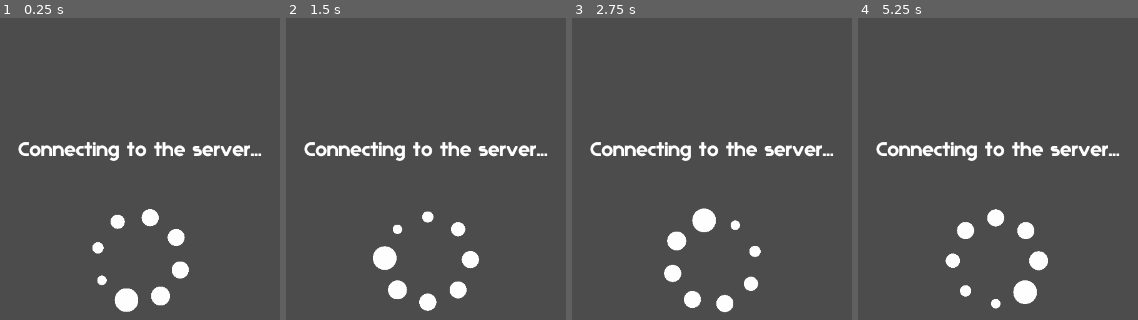
Above: before the commit, frames 1-4 (left to right).
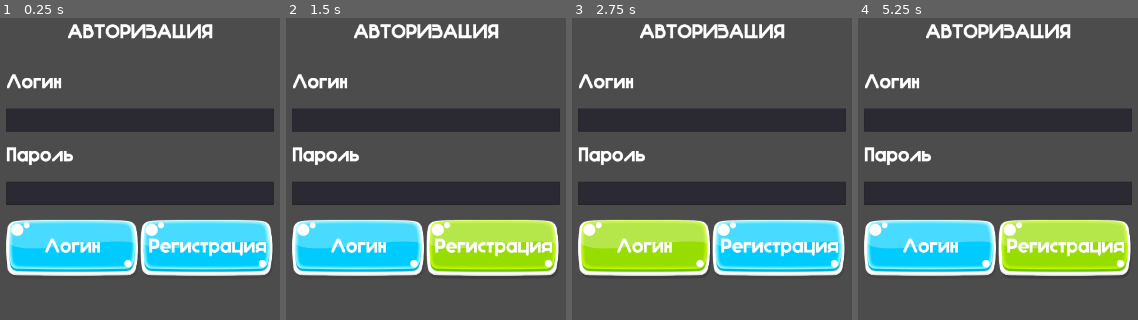
Above: after the commit, the same moments.

Repository: mappleaf/AhegaoClickerPrototype
Game: Godot game, scene res://src/scenes/worlds/LoginScreen.tscn
Two runs of this game, one before a commit and one after it. Both use one fixed random seed, a clock stepped at 60 frames per second and the inputs below. Before the commit the project starts from res://src/scenes/worlds/Connecting.tscn.
Inputs (mouse positions are in pixels of both pictures, inside the frame that each line leads up to):
- Up to frame 1 (0.25 s): no input
- Up to frame 2 (1.5 s): click (358, 250) at 0.5 s, where only the run after the commit has a clickable "Логин"; click (493, 250) at 1.25 s, where only the run after the commit has a clickable "Регистрация"
- Up to frame 3 (2.75 s): click (644, 250) at 2 s, where only the run after the commit has a clickable "Логин"
- Up to frame 4 (5.25 s): click (1065, 250) at 2.75 s, where only the run after the commit has a clickable "Регистрация"; click (930, 250) at 3.5 s, where only the run after the commit has a clickable "Логин"; click (1065, 250) at 4.25 s, where only the run after the commit has a clickable "Регистрация"

The runs differ from the first frame. In frame 1, 37% of the frame differs, in the area x 2-98%, y 1-98%; in frame 2, 37%; in frame 3, 37%; in frame 4, 37%.

Commit message:
Added some complex auth system

Diff:
--- a/project.godot
+++ b/project.godot
@@ -16,12 +16,13 @@
 [application]
 
 config/name="AhegaoClickerPrototype"
-run/main_scene="res://src/scenes/worlds/Connecting.tscn"
+run/main_scene="res://src/scenes/worlds/LoginScreen.tscn"
 config/icon="res://icon.png"
 
 [autoload]
 
 Server="*res://src/scenes/Server.tscn"
+Gateway="*res://src/scenes/Gateway.tscn"
 Global="*res://src/scenes/Global.tscn"
 UI="*res://src/scenes/UI.tscn"
 
--- /dev/null
+++ b/src/scenes/Gateway.tscn
@@ -0,0 +1,6 @@
+[gd_scene load_steps=2 format=2]
+
+[ext_resource path="res://src/scripts/Gateway.gd" type="Script" id=1]
+
+[node name="Gateway" type="Node"]
+script = ExtResource( 1 )
--- /dev/null
+++ b/src/scenes/worlds/LoginScreen.tscn
@@ -0,0 +1,121 @@
+[gd_scene load_steps=8 format=2]
+
+[ext_resource path="res://src/resources/font1.tres" type="DynamicFont" id=1]
+[ext_resource path="res://assets/buttons/button-locked.png" type="Texture" id=2]
+[ext_resource path="res://assets/buttons/button-hover.png" type="Texture" id=3]
+[ext_resource path="res://assets/buttons/button-click.png" type="Texture" id=4]
+[ext_resource path="res://assets/buttons/button-normal.png" type="Texture" id=5]
+[ext_resource path="res://src/scripts/worlds/LoginScreen.gd" type="Script" id=6]
+
+[sub_resource type="Theme" id=1]
+default_font = ExtResource( 1 )
+
+[node name="LoginScreen" type="Node2D" groups=[
+"login_world",
+]]
+script = ExtResource( 6 )
+
+[node name="CenterContainer" type="CenterContainer" parent="."]
+margin_right = 2560.0
+margin_bottom = 1440.0
+rect_scale = Vector2( 0.5, 0.5 )
+theme = SubResource( 1 )
+__meta__ = {
+"_edit_use_anchors_": false
+}
+
+[node name="HBoxContainer" type="HBoxContainer" parent="CenterContainer"]
+margin_left = 852.0
+margin_top = 311.0
+margin_right = 1708.0
+margin_bottom = 1129.0
+
+[node name="VBoxContainer" type="VBoxContainer" parent="CenterContainer/HBoxContainer"]
+margin_right = 856.0
+margin_bottom = 818.0
+custom_constants/separation = 48
+
+[node name="Title" type="Label" parent="CenterContainer/HBoxContainer/VBoxContainer"]
+margin_right = 856.0
+margin_bottom = 64.0
+text = "Авторизация"
+align = 1
+valign = 1
+uppercase = true
+
+[node name="MarginContainer" type="MarginContainer" parent="CenterContainer/HBoxContainer/VBoxContainer"]
+margin_top = 112.0
+margin_right = 856.0
+margin_bottom = 112.0
+
+[node name="UsernameTitle" type="Label" parent="CenterContainer/HBoxContainer/VBoxContainer"]
+margin_top = 160.0
+margin_right = 856.0
+margin_bottom = 224.0
+rect_min_size = Vector2( 1, 1 )
+text = "Логин"
+
+[node name="Username" type="LineEdit" parent="CenterContainer/HBoxContainer/VBoxContainer"]
+margin_top = 272.0
+margin_right = 856.0
+margin_bottom = 346.0
+__meta__ = {
+"_edit_use_anchors_": false
+}
+
+[node name="PasswordTitle" type="Label" parent="CenterContainer/HBoxContainer/VBoxContainer"]
+margin_top = 394.0
+margin_right = 856.0
+margin_bottom = 458.0
+text = "Пароль"
+
+[node name="Password" type="LineEdit" parent="CenterContainer/HBoxContainer/VBoxContainer"]
+margin_top = 506.0
+margin_right = 856.0
+margin_bottom = 580.0
+
+[node name="HBoxContainer" type="HBoxContainer" parent="CenterContainer/HBoxContainer/VBoxContainer"]
+margin_top = 628.0
+margin_right = 856.0
+margin_bottom = 818.0
+
+[node name="LoginButton" type="TextureButton" parent="CenterContainer/HBoxContainer/VBoxContainer/HBoxContainer" groups=[
+"login_button",
+]]
+margin_right = 426.0
+margin_bottom = 190.0
+texture_normal = ExtResource( 5 )
+texture_pressed = ExtResource( 4 )
+texture_hover = ExtResource( 3 )
+texture_disabled = ExtResource( 2 )
+
+[node name="Label" type="Label" parent="CenterContainer/HBoxContainer/VBoxContainer/HBoxContainer/LoginButton"]
+margin_right = 424.0
+margin_bottom = 181.0
+text = "Логин"
+align = 1
+valign = 1
+__meta__ = {
+"_edit_use_anchors_": false
+}
+
+[node name="RegisterButton" type="TextureButton" parent="CenterContainer/HBoxContainer/VBoxContainer/HBoxContainer"]
+margin_left = 430.0
+margin_right = 856.0
+margin_bottom = 190.0
+texture_normal = ExtResource( 5 )
+texture_pressed = ExtResource( 4 )
+texture_hover = ExtResource( 3 )
+texture_disabled = ExtResource( 2 )
+
+[node name="Label" type="Label" parent="CenterContainer/HBoxContainer/VBoxContainer/HBoxContainer/RegisterButton"]
+margin_right = 430.0
+margin_bottom = 181.0
+text = "Регистрация"
+align = 1
+valign = 1
+__meta__ = {
+"_edit_use_anchors_": false
+}
+[connection signal="pressed" from="CenterContainer/HBoxContainer/VBoxContainer/HBoxContainer/LoginButton" to="." method="_on_LoginButton_pressed"]
+[connection signal="pressed" from="CenterContainer/HBoxContainer/VBoxContainer/HBoxContainer/RegisterButton" to="." method="_on_RegisterButton_pressed"]
--- /dev/null
+++ b/src/scripts/Gateway.gd
@@ -0,0 +1,69 @@
+extends Node
+
+var network = NetworkedMultiplayerENet.new()
+var gateway_api = MultiplayerAPI.new()
+var ip = "127.0.0.1"
+var port = 1910
+
+var username
+var password
+
+
+func _ready() -> void:
+	pass
+
+func _process(_delta) -> void:
+	if get_custom_multiplayer() == null:
+		return
+	if !custom_multiplayer.has_network_peer():
+		return
+	custom_multiplayer.poll()
+
+
+func ConnectToServer(_username, _password) -> void:
+	network = NetworkedMultiplayerENet.new()
+	gateway_api = MultiplayerAPI.new()
+	username = _username
+	password = _password
+	network.create_client(ip, port)
+	set_custom_multiplayer(gateway_api)
+	custom_multiplayer.set_root_node(self)
+	custom_multiplayer.set_network_peer(network)
+
+	network.connect("server_disconnected", self, "_on_server_disconnected")
+	network.connect("connection_failed", self, "_on_connection_failed")
+	network.connect("connection_succeeded", self, "_on_connection_succeeded")
+
+func RequestLogin() -> void:
+	print("Connecting to gateway to request login...")
+	rpc_id(1, "LoginRequest", username, password)
+	username = ""
+	password = ""
+
+remote func ReturnLoginRequest(result) -> void:
+	print("Result received")
+	if result == true:
+		Server.ConnectToServer()
+# warning-ignore:return_value_discarded
+		get_tree().change_scene("res://src/scenes/worlds/Connecting.tscn")
+	else:
+		print("Please provide correct username and password")
+		get_tree().get_nodes_in_group("login_button").front().disabled = false
+
+	network.disconnect("server_disconnected", self, "_on_server_disconnected")
+	network.disconnect("connection_failed", self, "_on_connection_failed")
+	network.disconnect("connection_succeeded", self, "_on_connection_succeeded")
+
+
+func _on_server_disconnected() -> void:
+	print("Login server is shut down")
+	get_tree().get_nodes_in_group("login_button").front().disabled = false
+
+func _on_connection_failed() -> void:
+	print("Failed to connect to login server")
+	get_tree().get_nodes_in_group("login_button").front().disabled = false
+	#get_tree().change_scene("res://src/scenes/worlds/NoConnection.tscn")
+
+func _on_connection_succeeded() -> void:
+	print("Succesfully connected to login server")
+	RequestLogin()
--- a/src/scripts/Server.gd
+++ b/src/scripts/Server.gd
@@ -6,7 +6,8 @@
 
 
 func _ready() -> void:
-	ConnectToServer()
+	#ConnectToServer()
+	pass
 
 
 func ConnectToServer() -> void:
@@ -24,7 +25,7 @@
 func _on_connection_failed() -> void:
 	print("Failed to connect")
 # warning-ignore:return_value_discarded
-	get_tree().change_scene("res://src/scenes/worlds/NoConnection.tscn")
+	get_tree().change_scene("res://src/scenes/worlds/LoginScreen.tscn")
 
 func _on_connection_succeeded() -> void:
 	print("Succesfully connected")
@@ -34,4 +35,3 @@
 
 remote func _return_units_list(list) -> void:
 	Global.unit_types = list
-	print(Global.unit_types)
--- a/src/scripts/UI.gd
+++ b/src/scripts/UI.gd
@@ -16,6 +16,8 @@
 		"res://src/scenes/worlds/NoConnection.tscn":
 			container.hide()
 		"res://src/scenes/worlds/Connecting.tscn":
+			container.hide()
+		"res://src/scenes/worlds/LoginScreen.tscn":
 			container.hide()
 		"res://src/scenes/worlds/Main.tscn":
 			container.show()
--- /dev/null
+++ b/src/scripts/worlds/LoginScreen.gd
@@ -0,0 +1,25 @@
+extends Node2D
+
+
+onready var username_input = $CenterContainer/HBoxContainer/VBoxContainer/Username
+onready var password_input = $CenterContainer/HBoxContainer/VBoxContainer/Password
+onready var login_button = $CenterContainer/HBoxContainer/VBoxContainer/HBoxContainer/LoginButton
+onready var register_button = $CenterContainer/HBoxContainer/VBoxContainer/HBoxContainer/RegisterButton
+
+
+func _ready() -> void:
+	Global.current_scene = "res://src/scenes/worlds/LoginScreen.tscn"
+
+
+func _on_LoginButton_pressed() -> void:
+	if username_input.text == "" or password_input.text == "":
+		print("Please provide valid login and password")
+	else:
+		login_button.disabled = true
+		var username = username_input.get_text()
+		var password = password_input.get_text()
+		print("Attempting to login...")
+		Gateway.ConnectToServer(username, password)
+
+func _on_RegisterButton_pressed() -> void:
+	pass # Replace with function body.
